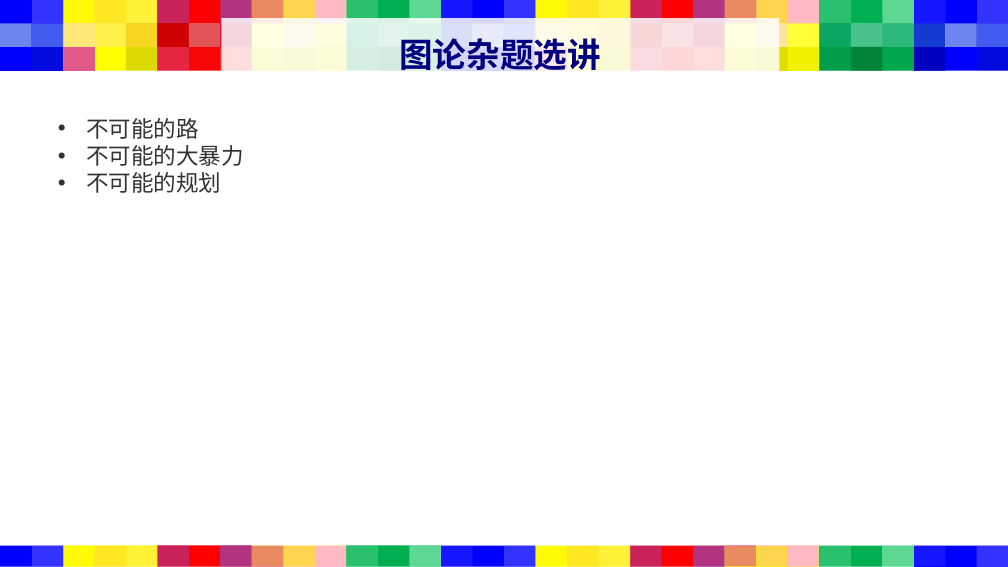
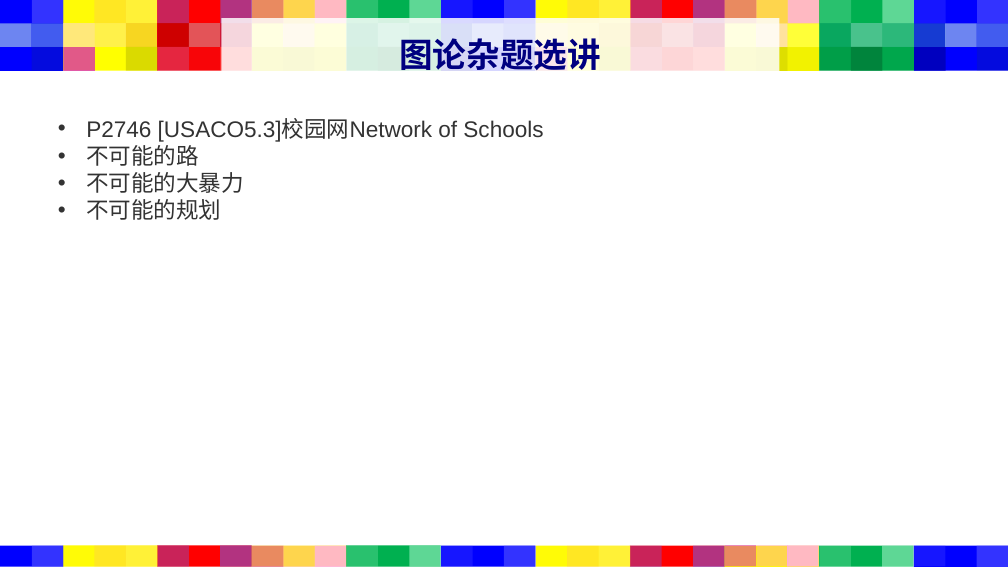
Before and after one commit to DongYing-No-1-Middle-School/Shows, a slide deck: slide 26 of 图论(拓扑Tarjan欧拉回路传递闭包差分约束杂题选讲).pptx. Drawn at 1008x567 pixels with LibreOffice and Linux fonts; fonts in the diff are those of the drawing. Boxes give left, top, right and bottom in pixels: in the first picture for what was removed or moved away, otherwise in the second. Text is boxed around its words. In the diff, an @@ line names an element or a change of style, - is before the commit and + after.

```diff
--- a/图论(拓扑Tarjan欧拉回路传递闭包差分约束杂题选讲).pptx
+++ b/图论(拓扑Tarjan欧拉回路传递闭包差分约束杂题选讲).pptx
@@ text at [86, 119, 543, 142]: paragraph added @@
+• P2746 [USACO5.3]校园网Network of Schools
```
Also in this commit, not shown: 2 other slides changed, 4 other files.
